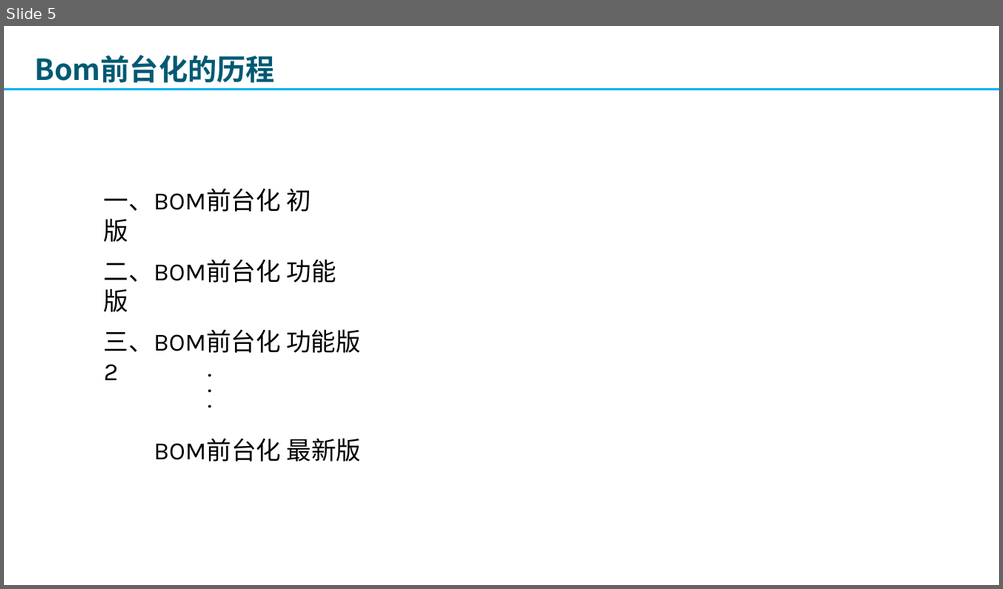
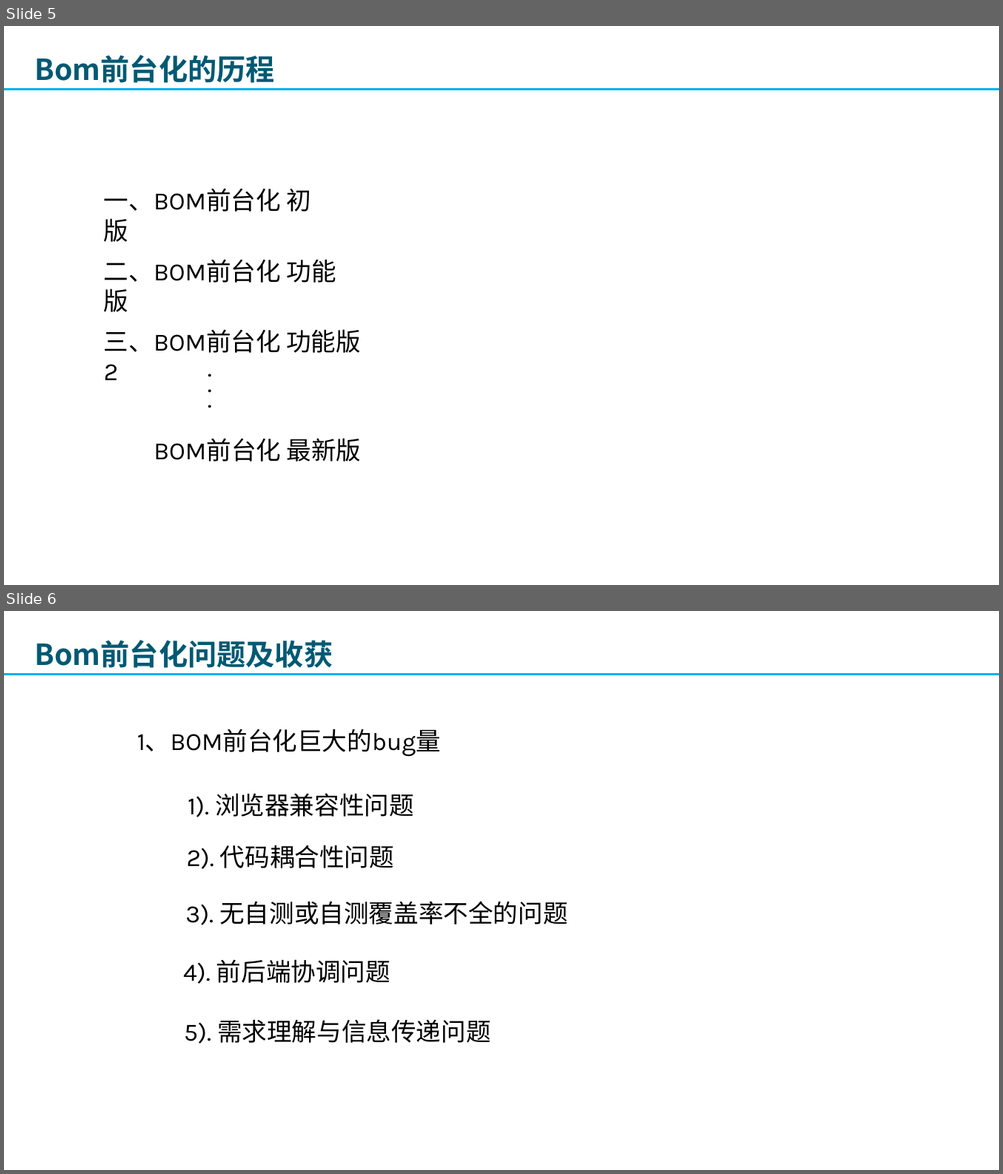
Before and after one commit to lbb1/lbb1.github.io, a slide deck: doc/2019-10-22 bom项目前端开发的收获.pptx. Shown one above the other, each under a label of ours: slide 5 before the commit, slides 5 and 6 after it. The pictures are 1003x589 and 1003x1174 pixels, drawn with LibreOffice and Linux fonts; fonts in the diff are those of the drawing; background and template pictures are left out. Boxes give left, top, right and bottom in pixels: in the first picture for what was removed or moved away, otherwise in the second. Text is boxed around its words. In the diff, an @@ line names an element or a change of style, - is before the commit and + after.

```diff
--- a/doc/2019-10-22 bom项目前端开发的收获.pptx
+++ b/doc/2019-10-22 bom项目前端开发的收获.pptx
@@ slide 6 added at box(4, 611, 999, 1170), background picture (left out) @@
@@ text added at box(35, 640, 333, 668), 21 pt, text #005973, bold @@
+Bom前台化问题及收获
@@ line added from (4, 675) to (999, 675), #00B0F0 1.5 pt @@
@@ text added at box(137, 729, 441, 757), 18 pt, text #000000 @@
+1、BOM前台化巨大的bug量
@@ text added at box(188, 793, 414, 817), 18 pt, text #000000 @@
+1). 浏览器兼容性问题
@@ text added at box(187, 845, 394, 869), 18 pt, text #000000 @@
+2). 代码耦合性问题
@@ text added at box(185, 901, 567, 925), 18 pt, text #000000 @@
+3). 无自测或自测覆盖率不全的问题
@@ text added at box(183, 960, 390, 984), 18 pt, text #000000 @@
+4). 前后端协调问题
@@ text added at box(184, 1019, 491, 1044), 18 pt, text #000000 @@
+5). 需求理解与信息传递问题
```
Also in this commit, not shown: 1 slide changed, 7 other slides added, 1 slide removed, 1 other file.
